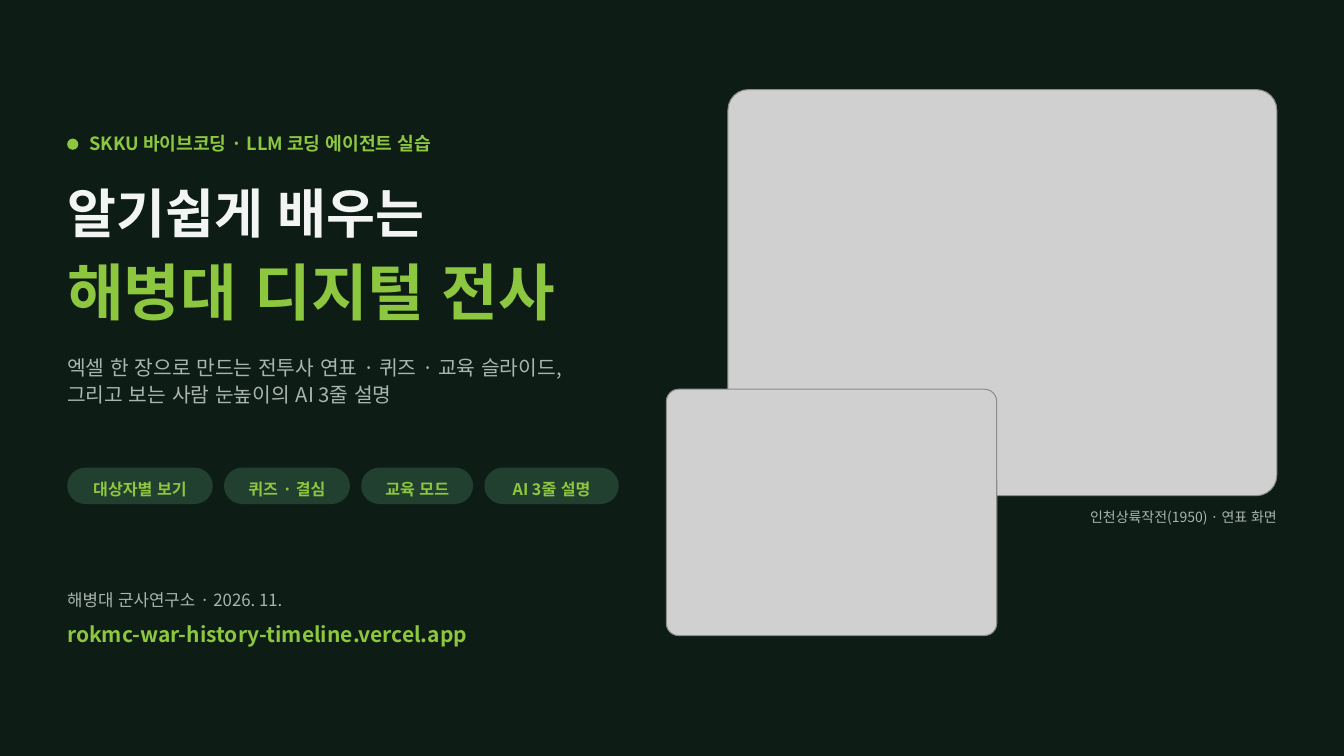
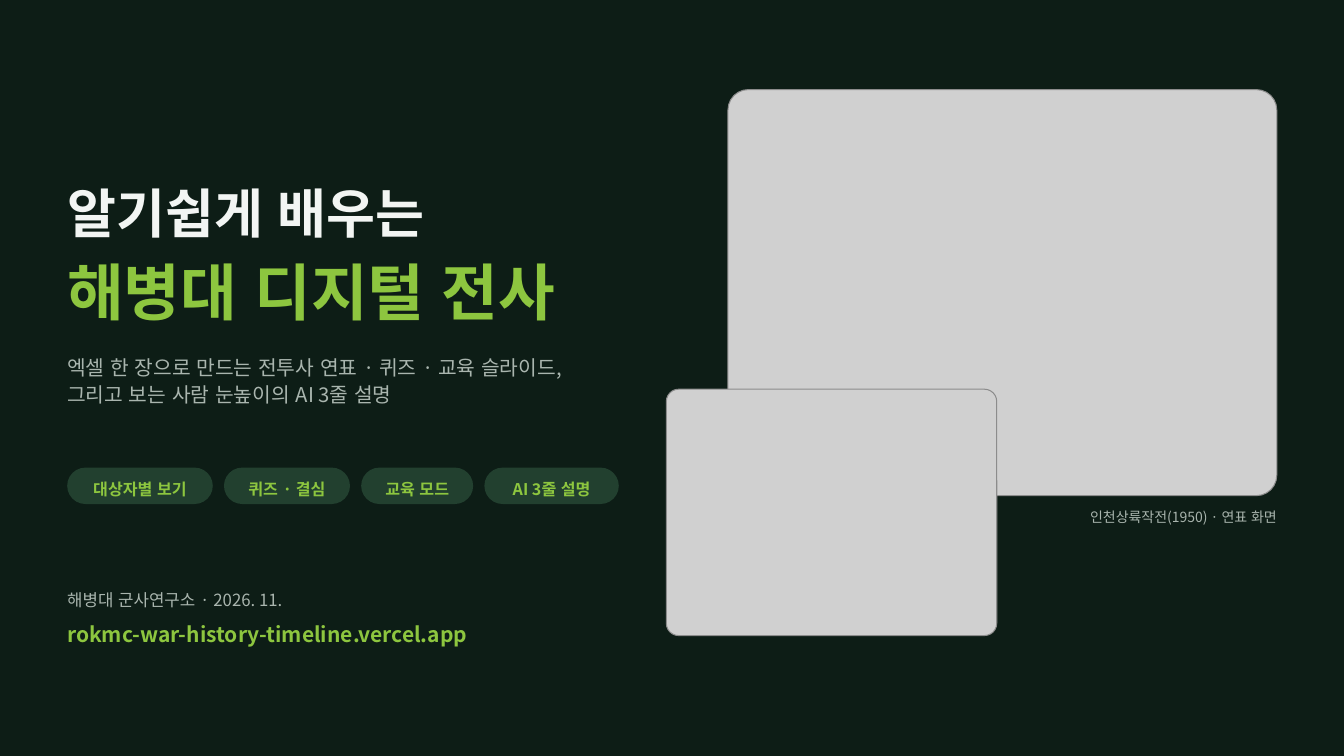
Before and after one commit to redala0012-beep/aaa, a slide deck: slide 1 of docs/발표자료.pptx. Drawn at 1344x756 pixels with LibreOffice and Linux fonts; fonts in the diff are those of the drawing; grey boxes stand for pictures. Boxes give left, top, right and bottom in pixels: in the first picture for what was removed or moved away, otherwise in the second. Text is boxed around its words. In the diff, an @@ line names an element or a change of style, - is before the commit and + after.

Commit message:
표지: 상단 'SKKU 바이브코딩 · LLM 코딩 에이전트 실습' 문구 삭제

```diff
--- a/docs/발표자료.pptx
+++ b/docs/발표자료.pptx
@@ ellipse removed at [68,139,79,150] @@
@@ text removed at [90,134,431,152] @@
-SKKU 바이브코딩 · LLM 코딩 에이전트 실습
```
Also in this commit, not shown: 3 other files.
